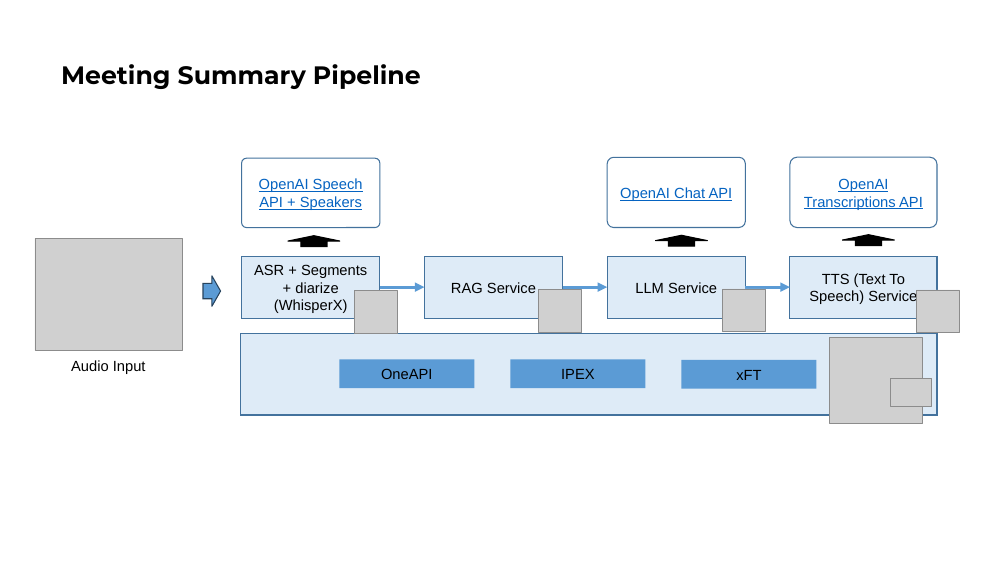
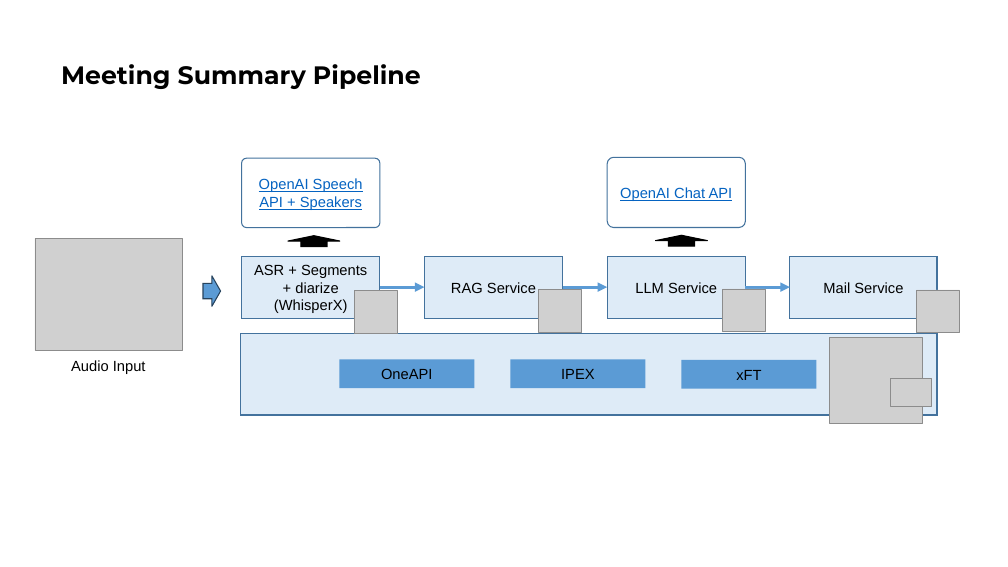
Before and after one commit to kenplusplus/enterprise-ai, a slide deck: slide 3 of docs/enterprise_ai.pptx. Drawn at 1008x567 pixels with LibreOffice and Linux fonts; fonts in the diff are those of the drawing; grey boxes stand for pictures. Boxes give left, top, right and bottom in pixels: in the first picture for what was removed or moved away, otherwise in the second. Text is boxed around its words. In the diff, an @@ line names an element or a change of style, - is before the commit and + after.

Commit message:
meeting summary pipeline: update flow for mail service

```diff
--- a/docs/enterprise_ai.pptx
+++ b/docs/enterprise_ai.pptx
@@ rounded rectangle removed at <box>790,157,938,228</box> @@
-OpenAI Transcriptions API
@@ up arrow removed at <box>842,234,895,245</box> @@
@@ text in rectangle at <box>823,282,903,293</box>: text changed @@
-TTS (Text To Speech) Service
+Mail Service
```
Also in this commit, not shown: 1 other file.
